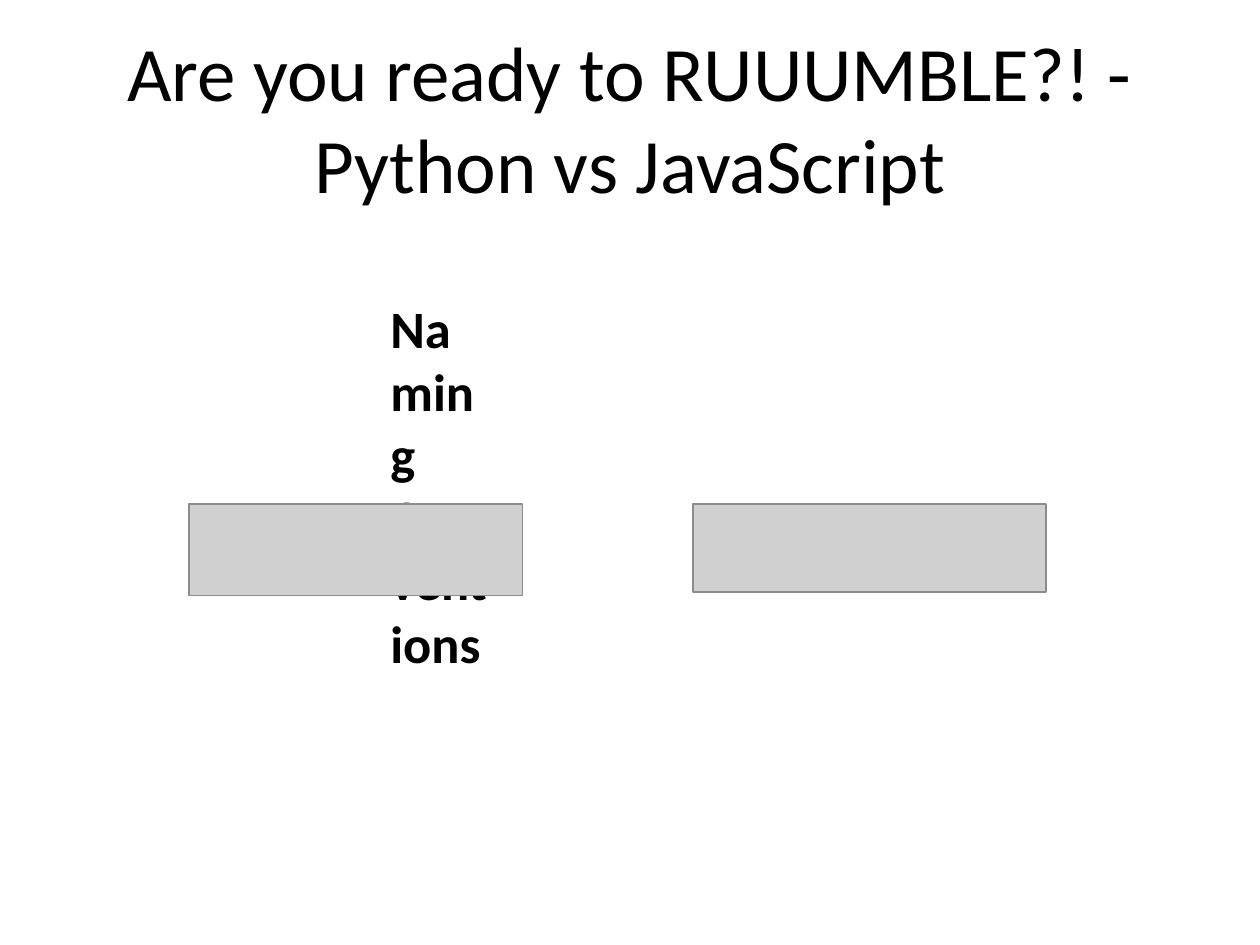
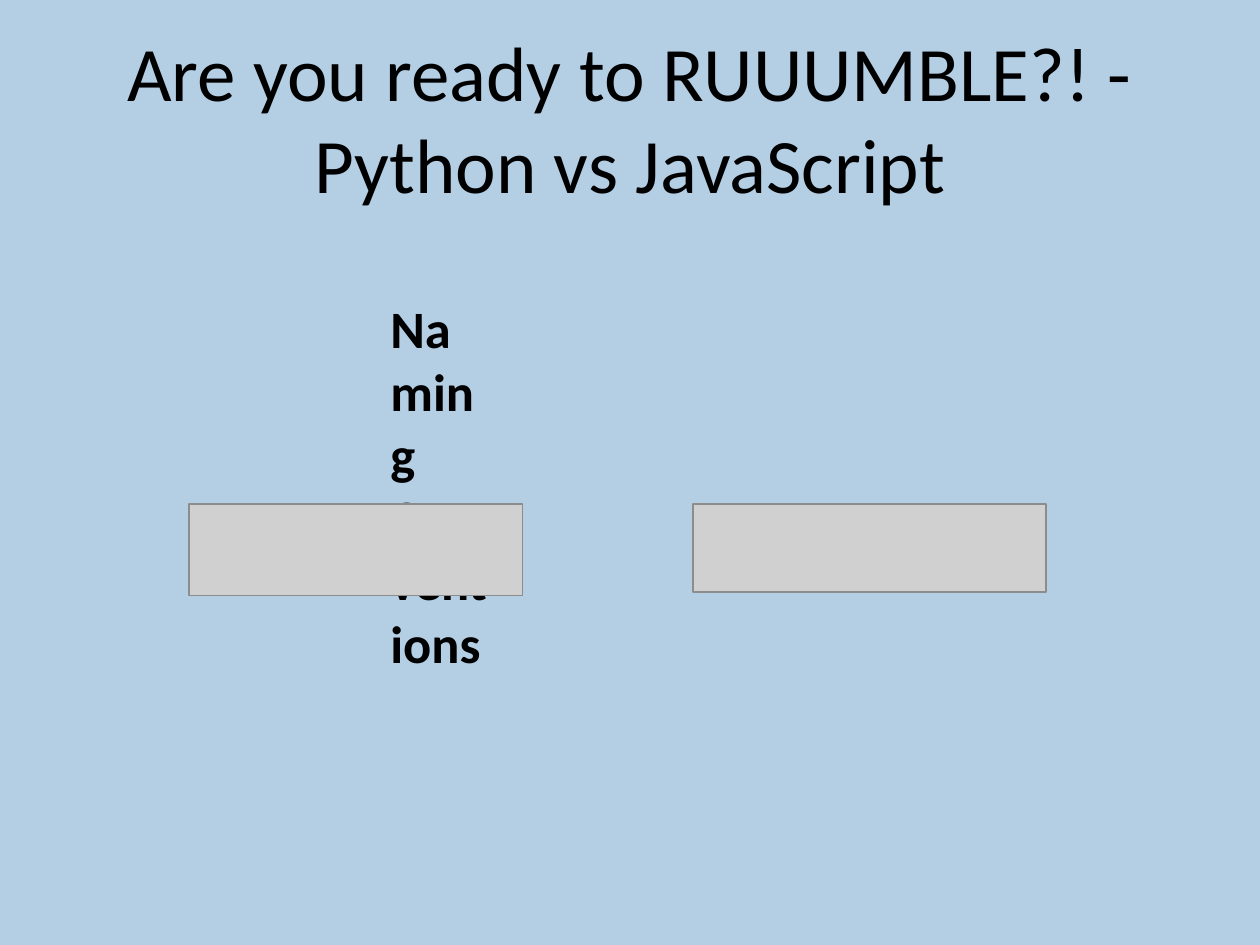
Before and after one commit to SofKov/PPT-Python, a slide deck: slide 3 of CN_PPT_Sofia.pptx. Drawn at 1260x945 pixels with LibreOffice and Linux fonts; fonts in the diff are those of the drawing; grey boxes stand for pictures. Boxes give left, top, right and bottom in pixels: in the first picture for what was removed or moved away, otherwise in the second. Text is boxed around its words. In the diff, an @@ line names an element or a change of style, - is before the commit and + after.

Commit message:
added background colour to slides, finished slides logic

```diff
--- a/CN_PPT_Sofia.pptx
+++ b/CN_PPT_Sofia.pptx
@@ background #FFFFFF to #B4CEE4 @@
```
Also in this commit, not shown: 3 other slides changed, 5 slides added, 14 other files.
